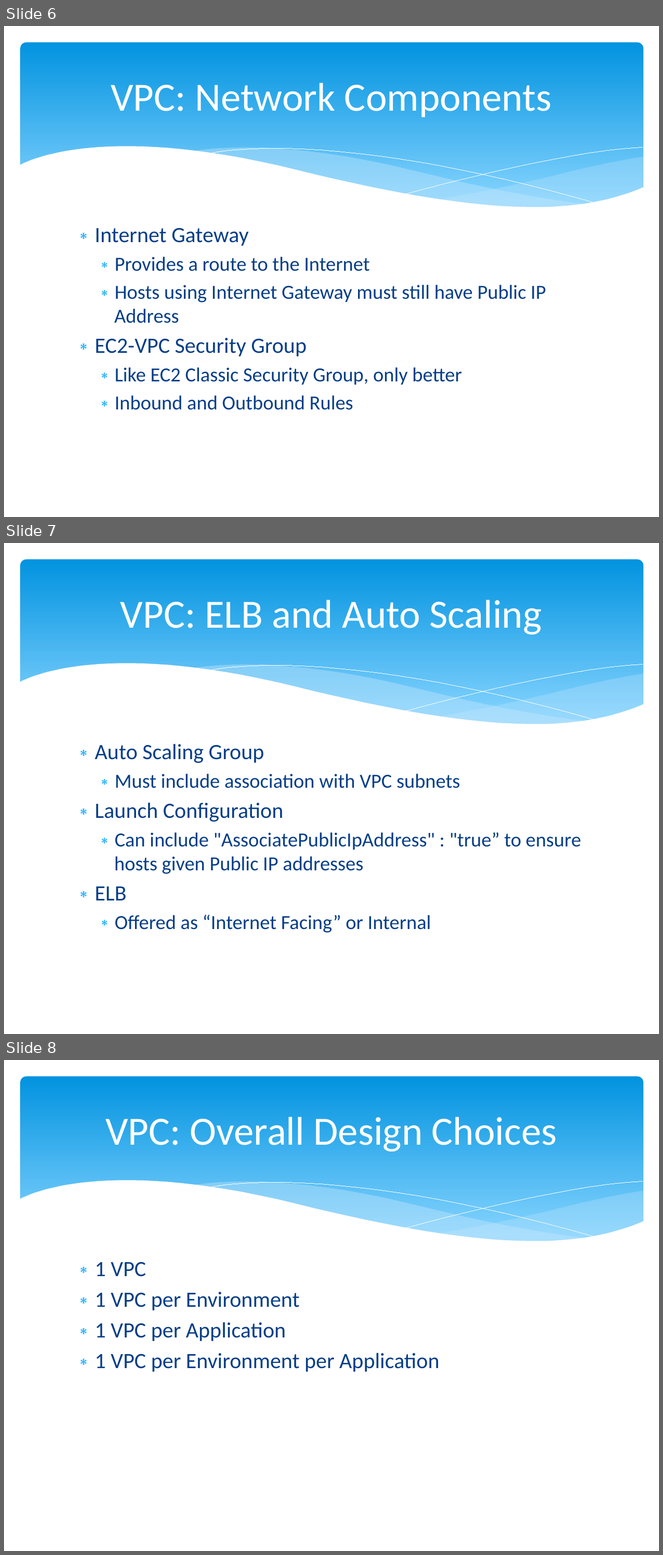
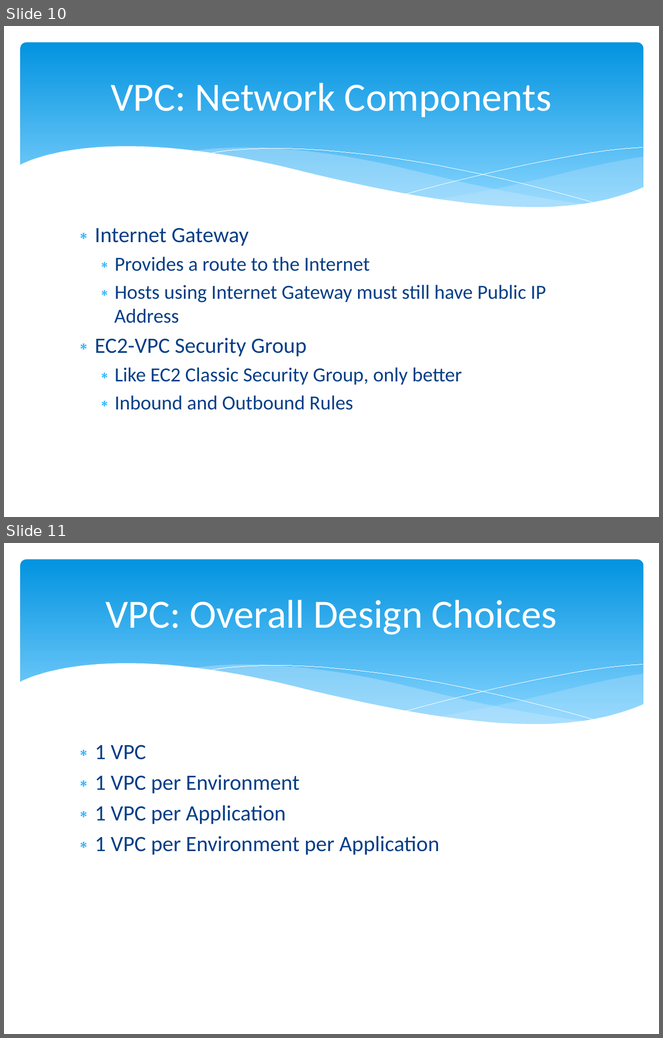
Before and after one commit to cloudavail/awstraining, a slide deck: aws-vpc/aws-vpc.pptx. Shown one above the other, each under a label of ours: slides 6, 7 and 8 before the commit, slides 10 and 11 after it. The pictures are 663x1555 and 663x1038 pixels, drawn with LibreOffice and Linux fonts; fonts in the diff are those of the drawing. Boxes give left, top, right and bottom in pixels: in the first picture for what was removed or moved away, otherwise in the second. Text is boxed around its words. In the diff, an @@ line names an element or a change of style, - is before the commit and + after.

```diff
--- a/aws-vpc/aws-vpc.pptx
+++ b/aws-vpc/aws-vpc.pptx
@@ slide 7 removed at bbox=[4, 543, 659, 1034], background #FFFFFF; not listed: 6 template elements that a slide beside it also shows @@
@@ title removed at bbox=[120, 600, 542, 635] @@
-VPC: ELB and Auto Scaling
@@ text removed at bbox=[95, 744, 581, 933] @@
-∗ Auto Scaling Group
-  ∗ Must include association with VPC subnets
-∗ Launch Configuration
-  ∗ Can include "AssociatePublicIpAddress" : "true” to ensure hosts given Public IP addresses
-∗ ELB
-  ∗ Offered as “Internet Facing” or Internal
@@ what was slide 6 is now slide 10 @@
@@ what was slide 8 is now slide 11 @@
```
Also in this commit, not shown: 2 slides changed, 4 slides added, 3 other files.
